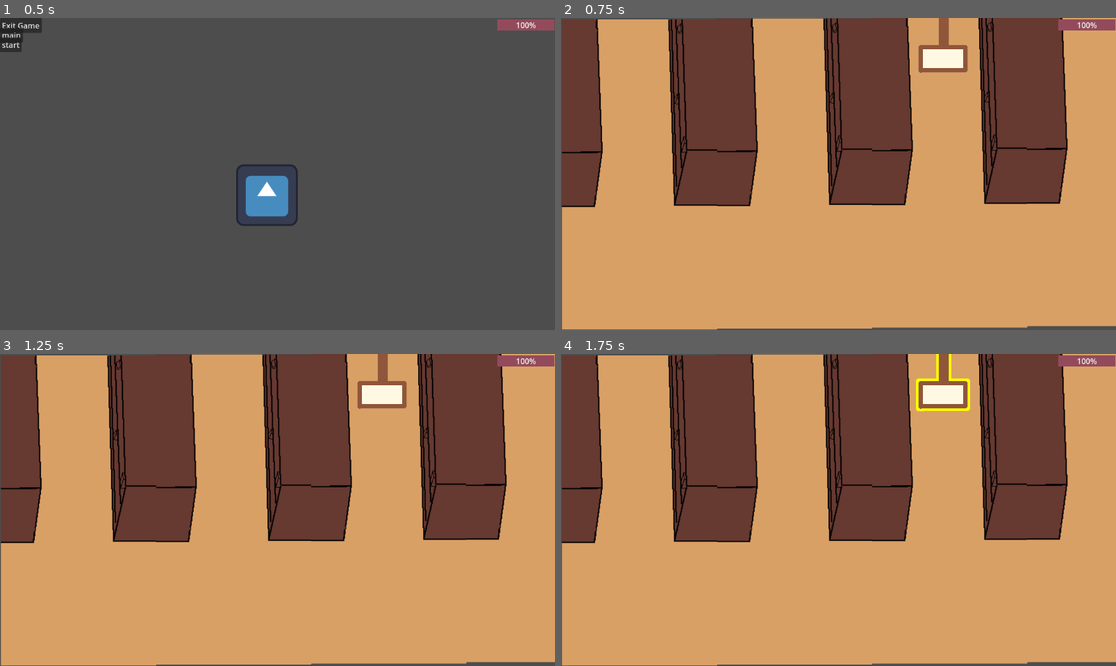
Above: before the commit, frames 1-4 (two rows, left to right).
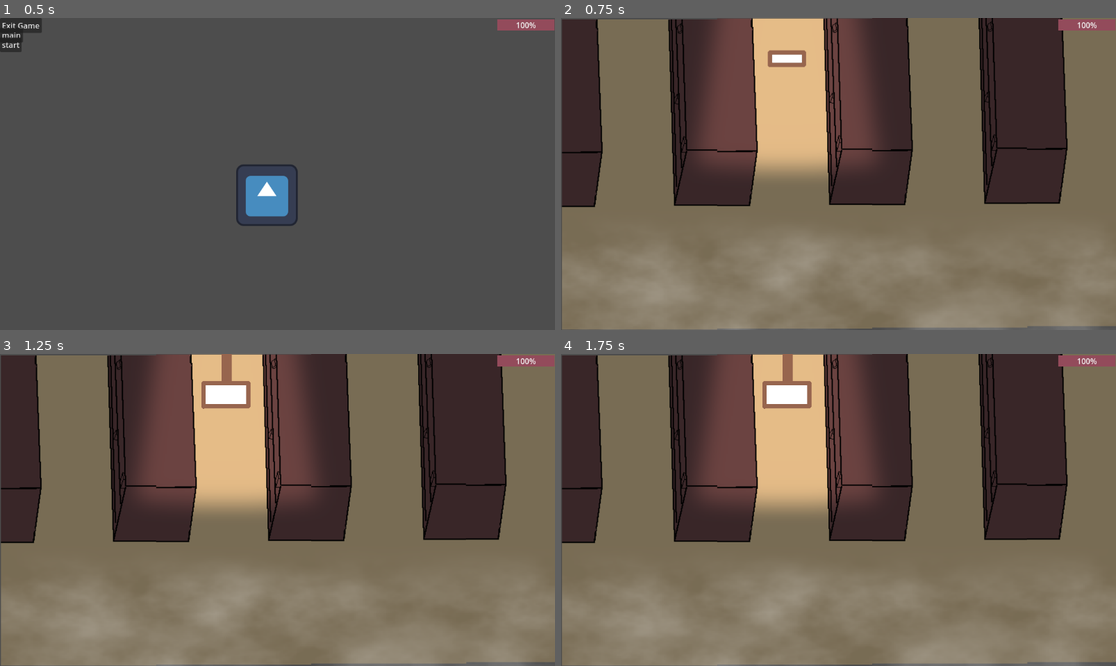
Above: after the commit, the same moments.

Repository: msharma2026/Grocers-Gauntlet
Game: Godot game, scene res://scenes/game.tscn
Two runs of this game, one before a commit and one after it. Both use one fixed random seed, a clock stepped at 60 frames per second and the inputs below. The engine's default icon, where the game draws it, is replaced by a stand-in: a white triangle on a blue panel in a dark square.
Inputs (mouse positions are in pixels of both pictures, inside the frame that each line leads up to):
- Up to frame 1 (0.5 s): no input
- Up to frame 2 (0.75 s): click "start" at 0.5 s
- Up to frame 3 (1.25 s): no input
- Up to frame 4 (1.75 s): tap Enter at 1.25 s; move the mouse to (943, 382) at 1.27 s; hold D (move_right) from 1.28 s (still down); click (943, 382) at 1.42 s

Frame 1 is identical in both runs. In frame 2, 89% of the frame differs, in the area x 0-100%, y 0-100%; in frame 3, 89%; in frame 4, 89%.
Error in both runs: Invalid assignment of property or key 'flip_h' with value of type 'bool' on a base object of type 'null instance'. (res://scripts/commands/move_right.gd:11)

Commit message:
added some lighting and fog

Diff:
--- /dev/null
+++ b/GodotFiles/assets/shaders/fog.gdshader
@@ -0,0 +1,13 @@
+shader_type canvas_item;
+uniform sampler2D noise_texture: repeat_enable, filter_nearest;
+uniform float speed = 0.02;
+
+void fragment() {
+	float fade = smoothstep(0.0, 0.5
+	, UV.y);
+
+	vec2 uv = UV + speed * TIME;
+	float noise = texture(noise_texture,uv).r;
+	float fog = noise * 2.0 - 0.4;
+	COLOR.a = fog/5.0 * fade;
+}
--- a/GodotFiles/scenes/Aisle.tscn
+++ b/GodotFiles/scenes/Aisle.tscn
@@ -1,7 +1,13 @@
-[gd_scene load_steps=5 format=3 uid="uid://p5684obmofd2"]
+[gd_scene load_steps=11 format=3 uid="uid://p5684obmofd2"]
 
 [ext_resource type="Script" uid="uid://dqmw47ca75vpm" path="res://scripts/aisle.gd" id="1_lfq0s"]
 [ext_resource type="Texture2D" uid="uid://dhx8re0ayvd2f" path="res://assets/sprites/sign-export.png" id="2_lfq0s"]
+[ext_resource type="Shader" uid="uid://bqdpkolhppwyr" path="res://assets/shaders/collapse.gdshader" id="2_m1e57"]
+[ext_resource type="Texture2D" uid="uid://da32rvxnbqcwq" path="res://assets/sprites/textures/ceiling_light_texture.png" id="4_mg17p"]
+
+[sub_resource type="ShaderMaterial" id="ShaderMaterial_mg17p"]
+shader = ExtResource("2_m1e57")
+shader_parameter/collapse_depth = 0.0
 
 [sub_resource type="SpriteFrames" id="SpriteFrames_y4ow5"]
 animations = [{
@@ -25,13 +31,61 @@
 [sub_resource type="RectangleShape2D" id="RectangleShape2D_mg17p"]
 size = Vector2(129, 129)
 
+[sub_resource type="Animation" id="Animation_y4ow5"]
+resource_name = "spawn"
+length = 0.3
+tracks/0/type = "value"
+tracks/0/imported = false
+tracks/0/enabled = true
+tracks/0/path = NodePath("AnimatedSprite2D:material:shader_parameter/collapse_depth")
+tracks/0/interp = 1
+tracks/0/loop_wrap = true
+tracks/0/keys = {
+"times": PackedFloat32Array(0, 0.26666668),
+"transitions": PackedFloat32Array(1, 1),
+"update": 0,
+"values": [30.0, 0.0]
+}
+
+[sub_resource type="Animation" id="Animation_rqwud"]
+length = 0.001
+tracks/0/type = "value"
+tracks/0/imported = false
+tracks/0/enabled = true
+tracks/0/path = NodePath("AnimatedSprite2D:material:shader_parameter/collapse_depth")
+tracks/0/interp = 1
+tracks/0/loop_wrap = true
+tracks/0/keys = {
+"times": PackedFloat32Array(0),
+"transitions": PackedFloat32Array(1),
+"update": 0,
+"values": [0.0]
+}
+
+[sub_resource type="AnimationLibrary" id="AnimationLibrary_eb1x8"]
+_data = {
+&"RESET": SubResource("Animation_rqwud"),
+&"spawn": SubResource("Animation_y4ow5")
+}
+
 [node name="Aisle" type="Area2D"]
 script = ExtResource("1_lfq0s")
 
 [node name="AnimatedSprite2D" type="AnimatedSprite2D" parent="."]
+material = SubResource("ShaderMaterial_mg17p")
 sprite_frames = SubResource("SpriteFrames_y4ow5")
 animation = &"hovering"
 
 [node name="CollisionShape2D" type="CollisionShape2D" parent="."]
 position = Vector2(-0.5, -0.5)
 shape = SubResource("RectangleShape2D_mg17p")
+
+[node name="AnimationPlayer" type="AnimationPlayer" parent="."]
+libraries = {
+&"": SubResource("AnimationLibrary_eb1x8")
+}
+
+[node name="PointLight2D" type="PointLight2D" parent="."]
+energy = 0.5
+texture = ExtResource("4_mg17p")
+texture_scale = 2.2
--- a/GodotFiles/scenes/screens/aisles.tscn
+++ b/GodotFiles/scenes/screens/aisles.tscn
@@ -1,7 +1,45 @@
-[gd_scene load_steps=3 format=3 uid="uid://bt8xj88jim3id"]
+[gd_scene load_steps=12 format=3 uid="uid://bt8xj88jim3id"]
 
 [ext_resource type="Script" uid="uid://dd85utx3mu7jf" path="res://scripts/aisles.gd" id="1_ddv56"]
 [ext_resource type="Texture2D" uid="uid://bdfkivfkh3rqc" path="res://assets/sprites/background/background_isles.png" id="2_ls117"]
+[ext_resource type="Shader" uid="uid://bqdpkolhppwyr" path="res://assets/shaders/collapse.gdshader" id="2_pk4b2"]
+[ext_resource type="Shader" uid="uid://dbj4y20loaxa6" path="res://assets/shaders/fog.gdshader" id="4_v5lti"]
+
+[sub_resource type="ShaderMaterial" id="ShaderMaterial_v5lti"]
+shader = ExtResource("2_pk4b2")
+shader_parameter/collapse_depth = 0.0
+
+[sub_resource type="FastNoiseLite" id="FastNoiseLite_4jxdk"]
+seed = 5
+frequency = 0.0199
+fractal_octaves = 4
+fractal_lacunarity = 2.2
+fractal_gain = 0.4
+fractal_weighted_strength = 0.34
+
+[sub_resource type="NoiseTexture2D" id="NoiseTexture2D_adrcw"]
+noise = SubResource("FastNoiseLite_4jxdk")
+seamless = true
+
+[sub_resource type="ShaderMaterial" id="ShaderMaterial_u41uf"]
+shader = ExtResource("4_v5lti")
+shader_parameter/noise_texture = SubResource("NoiseTexture2D_adrcw")
+shader_parameter/speed = 0.02
+
+[sub_resource type="FastNoiseLite" id="FastNoiseLite_v5lti"]
+seed = 3
+frequency = 0.0079
+
+[sub_resource type="NoiseTexture2D" id="NoiseTexture2D_4jxdk"]
+height = 200
+noise = SubResource("FastNoiseLite_v5lti")
+seamless = true
+seamless_blend_skirt = 0.566
+
+[sub_resource type="ShaderMaterial" id="ShaderMaterial_adrcw"]
+shader = ExtResource("4_v5lti")
+shader_parameter/noise_texture = SubResource("NoiseTexture2D_4jxdk")
+shader_parameter/speed = 0.02
 
 [node name="Aisles" type="Node2D"]
 script = ExtResource("1_ddv56")
@@ -13,6 +51,7 @@
 position = Vector2(470, 60)
 
 [node name="AisleMarker3" type="Marker2D" parent="."]
+material = SubResource("ShaderMaterial_v5lti")
 position = Vector2(794, 60)
 
 [node name="BackgroundIsles2" type="Sprite2D" parent="."]
@@ -34,3 +73,24 @@
 position = Vector2(1128.0001, 318.00003)
 scale = Vector2(1.3, 1.3)
 texture = ExtResource("2_ls117")
+
+[node name="CanvasModulate" type="CanvasModulate" parent="."]
+color = Color(0.5550329, 0.6734397, 0.8230748, 1)
+
+[node name="fog" type="ParallaxBackground" parent="."]
+layer = 100
+scale = Vector2(10.72, 5.88)
+transform = Transform2D(10.72, 0, 0, 5.88, 0, 0)
+scroll_offset = Vector2(0, 427.99997)
+
+[node name="ParallaxLayer" type="ParallaxLayer" parent="fog"]
+material = SubResource("ShaderMaterial_u41uf")
+position = Vector2(112.220146, 287.7551)
+motion_mirroring = Vector2(108, 41)
+
+[node name="ColorRect" type="ColorRect" parent="fog/ParallaxLayer"]
+material = SubResource("ShaderMaterial_adrcw")
+offset_left = -111.94029
+offset_top = -221.42857
+offset_right = -4.7002945
+offset_bottom = -176.42857
--- a/GodotFiles/scripts/aisle.gd
+++ b/GodotFiles/scripts/aisle.gd
@@ -21,6 +21,7 @@
 	connect("mouse_entered", Callable(self, "_on_hover"))
 	connect("mouse_exited", Callable(self, "_revert_sprite"))
 	animated_sprite.play("default")
+	$AnimationPlayer.play("spawn")
 
 
 func _on_click(_viewport: Node, event: InputEvent, _shape_idx: int) -> void:
Not shown, added: GodotFiles/assets/shaders/fog.gdshader.uid
Binary file added: GodotFiles/assets/sprites/textures/ceiling_light_texture.png
Not shown, added: GodotFiles/assets/sprites/textures/ceiling_light_texture.png.import
